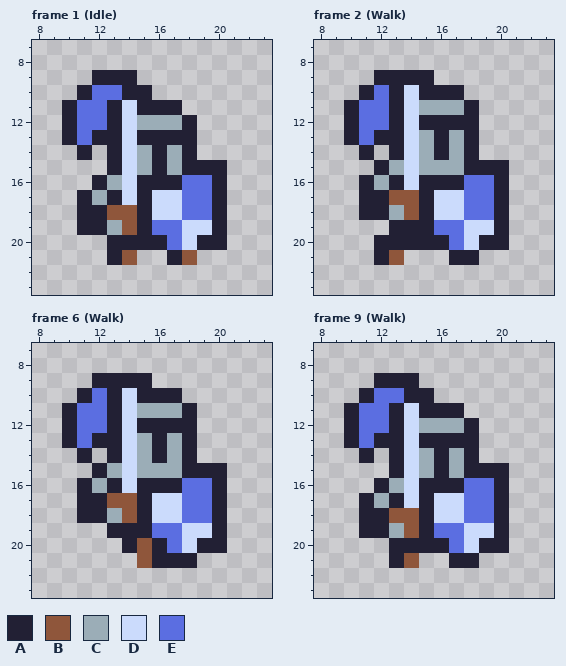
Edited in one commit: pixel-art file (assets/knight.aseprite). Above: the version before the commit.
32x30 pixels, 27 frames. Shown: frame 1 (Idle): x 8..23, y 7..23; frame 2 (Walk): x 8..23, y 7..23; frame 6 (Walk): x 8..23, y 7..23; frame 9 (Walk): x 8..23, y 7..23. The commit also changed other frames, which this record leaves out.
Visible layers, top first: "sword", "main".
Palette (. is transparent): A #222034  B #8f563b  C #9badb7  D #cbdbfc  E #5b6ee1
Pixels before, frame 1 (Idle), first column x 10:
 9 ..AAA......
10 .AEEAA.....
11 AEEADAAA...
12 AEEADCCCA..
13 AEAADAAAA..
14 .A.ADCACA..
15 ...ADCACAAA
16 ..ACDAAAEEA
17 .ACADADDEEA
18 .AABBADDEEA
19 .AACBAEEDDA
20 ...AAAAEDAA
21 ...AB..AB..
Pixels before, frame 2 (Walk), first column x 10:
 9 ..AAAA.....
10 .AEADAAA...
11 AEEADCCCA..
12 AEEADAAAA..
13 AEAADCACA..
14 .A.ADCACA..
15 ..ACDCCCAAA
16 .ACADAAAEEA
17 .AABBADDEEA
18 .AACBADDEEA
19 ...AAAEEDDA
20 ..AAAAAEDAA
21 ..AB...AA..
Pixels before, frame 6 (Walk), first column x 10:
 9 ..AAAA.....
10 .AEADAAA...
11 AEEADCCCA..
12 AEEADAAAA..
13 AEAADCACA..
14 .A.ADCACA..
15 ..ACDCCCAAA
16 .ACADAAAEEA
17 .AABBADDEEA
18 .AACBADDEEA
19 ...AAAEEDDA
20 ....ABAEDAA
21 .....BAAA..
Pixels before, frame 9 (Walk), first column x 10:
 9 ..AAA......
10 .AEEAA.....
11 AEEADAAA...
12 AEEADCCCA..
13 AEAADAAAA..
14 .A.ADCACA..
15 ...ADCACAAA
16 ..ACDAAAEEA
17 .ACADADDEEA
18 .AABBADDEEA
19 .AACBAEEDDA
20 ...AAAAEDAA
21 ...AB..AA..
The result:
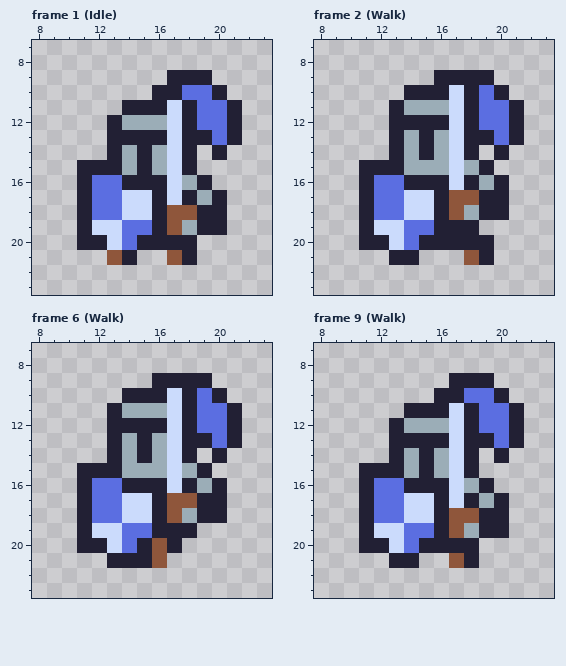
Changes in this commit:
Changed rows in their new state; - is an unchanged pixel.
Frame 1 (Idle), layer "main":
first column x 10:
 9 --...--AAA--
10 -.....AAEEA-
11 ....A--DAEEA
12 ...-C--D-EEA
13 ...-A--D-AEA
14 -.--CACD--A-
15 -AA-CACD-..-
16 -AEEA--DCA.-
17 --EE-DA-AC--
18 --EEDDABBA--
19 --DDEEABCA--
20 -AADE--AA..-
21 ---BA--BA---
Frame 2 (Walk), layer "main":
first column x 10:
 9 --....AAAA--
10 -...A--DAEA-
11 ...-C--D-EEA
12 ...-A--D-EEA
13 ...-CACD-AEA
14 -.--CACD--A-
15 -A-AC--DC-.-
16 --EEA--DAC--
17 --EEDDABBA--
18 --EEDDABCA--
19 -ADDEEAAA..-
20 -A-DE--AA-.-
21 --.AA--.BA--
Frame 6 (Walk), layer "main":
first column x 10:
 9 --....AAAA--
10 -...A--DAEA-
11 ...-C--D-EEA
12 ...-A--D-EEA
13 ...-CACD-AEA
14 -.--CACD--A-
15 -A-AC--DC-.-
16 --EEA--DAC--
17 --EEDDABBA--
18 --EEDDABCA--
19 -ADDEEAAA..-
20 -AADEABA...-
21 ---AAAB..---
Frame 9 (Walk), layer "main":
first column x 10:
 9 --...--AAA--
10 -.....AAEEA-
11 ....A--DAEEA
12 ...-C--D-EEA
13 ...-A--D-AEA
14 -.--CACD--A-
15 -AA-CACD-..-
16 -AEEA--DCA.-
17 --EE-DA-AC--
18 --EEDDABBA--
19 --DDEEABCA--
20 -AADE--AA..-
21 ----A--B----
